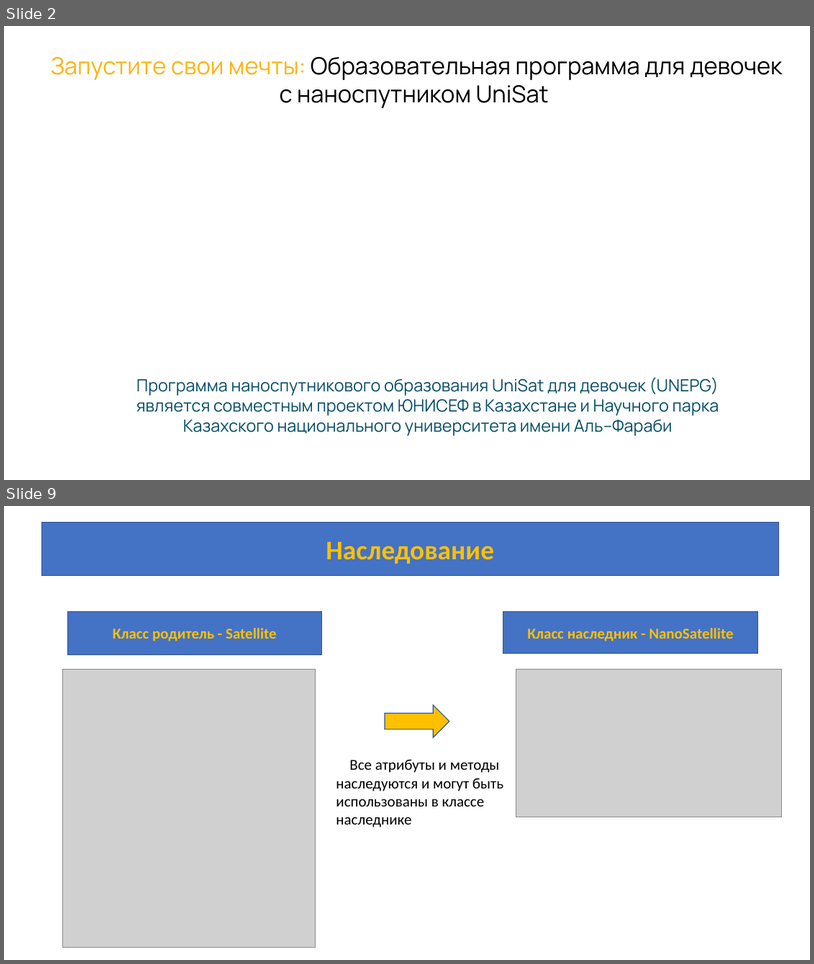
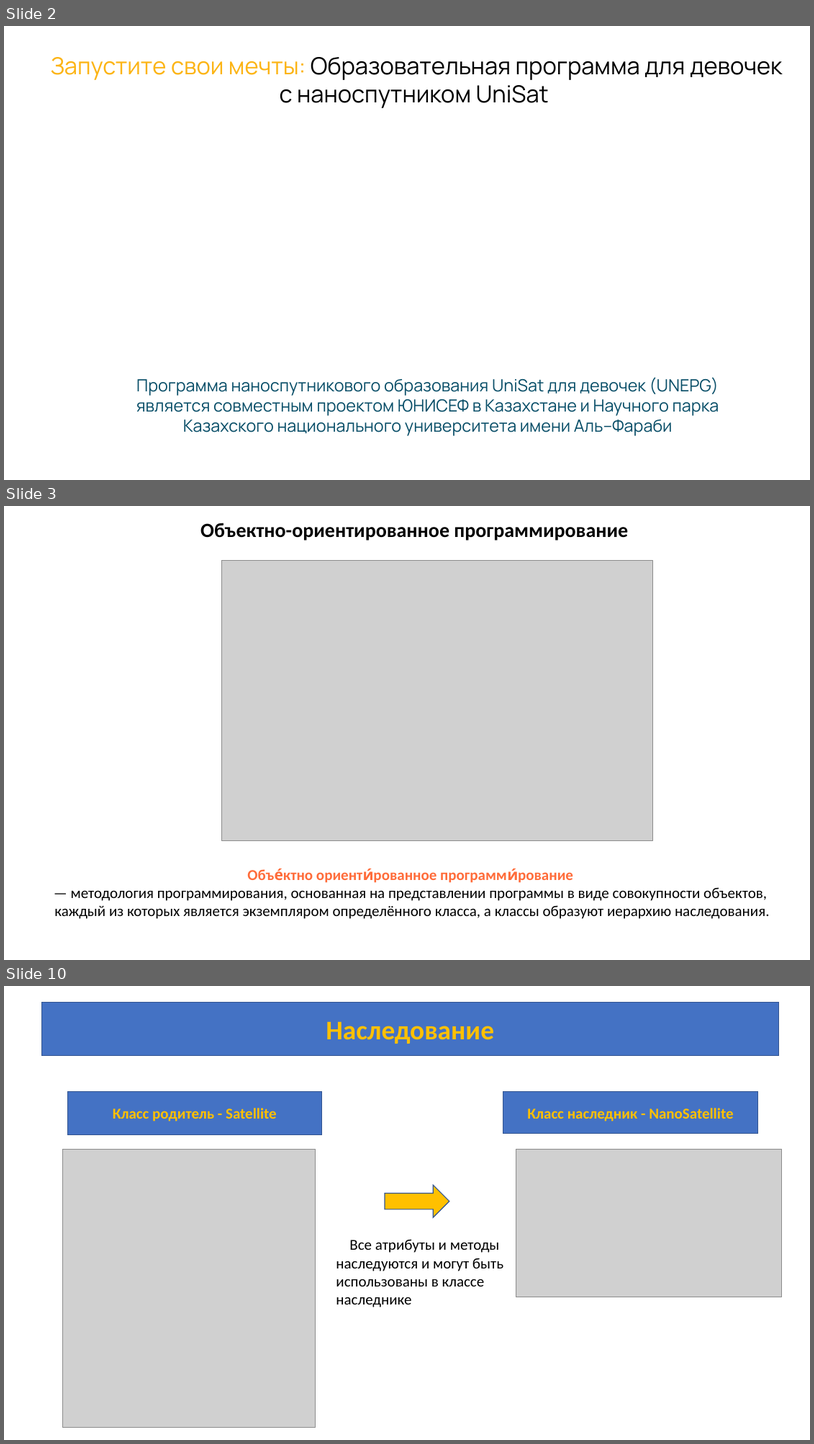
Before and after one commit to azamat7087/python_lessons_ver.2, a slide deck: lesson 7/Lesson_7.pptx. Shown one above the other, each under a label of ours: slides 2 and 9 before the commit, slides 2, 3 and 10 after it; the slides between them are not shown. The pictures are 814x964 and 814x1444 pixels, drawn with LibreOffice and Linux fonts; fonts in the diff are those of the drawing; grey boxes stand for pictures; background and template pictures are left out. Boxes give left, top, right and bottom in pixels: in the first picture for what was removed or moved away, otherwise in the second. Text is boxed around its words. In the diff, an @@ line names an element or a change of style, - is before the commit and + after.

```diff
--- a/lesson 7/Lesson_7.pptx
+++ b/lesson 7/Lesson_7.pptx
@@ slide 3 added at <box>4,506,810,960</box>, background #FFFFFF @@
@@ text added at <box>201,523,628,541</box>, 24 pt, text #000000, bold @@
+Объектно-ориентированное программирование
@@ picture added at <box>222,561,653,840</box> @@
@@ text added at <box>54,872,770,919</box>, 18 pt, text #000000 @@
+Объе́ктно ориенти́рованное программи́рование — методология программирования, основанная на представлении программы в виде совокупности объектов, каждый из которых является экземпляром определённого класса, а классы образуют иерархию наследования.
@@ what was slide 9 is now slide 10 @@
```
Also in this commit, not shown: 1 slide changed, 6 other slides added.
